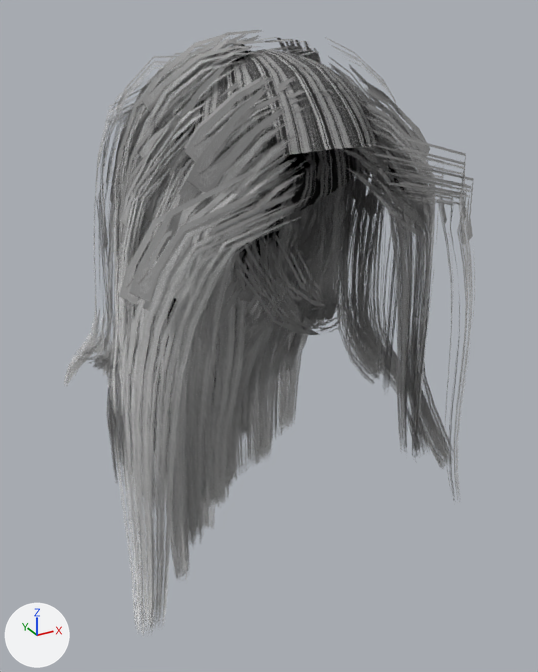
The glTF model public/models/doll/hair-mid-wavy.glb, before and after one commit.
Both versions are drawn from a camera (50 mm lens) standing at (-0.256, -0.516, 1.689) and looking at (0.018, -0.018, 1.44). Arrows for +X, +Y and +Z are at lower left; the lights stay in place. The picture after the commit comes second. Vertices at exactly the same position are counted once.

The first picture shows 'Hair_mid-wavy'.
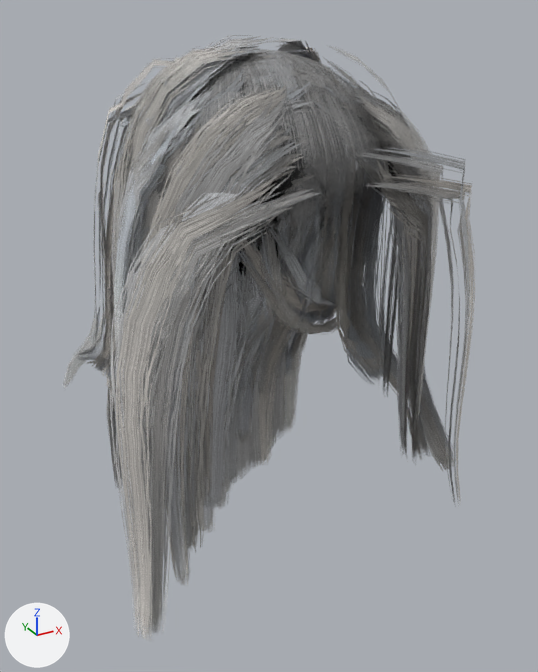
What changed in the scene script:
```text
Add img_strands_cap:
    img_strands_cap = load_image('strands_cap', '_unpacked/strands_cap', 256, 1024, 'sRGB')
Change mat_hair_cap:
    add n5 = _N.new('ShaderNodeMath'); n5.name = 'Math'
    add n5.operation = 'MULTIPLY'
    where n4 = _N.new('ShaderNodeTexImage'); n4.name = 'Image Texture'
    n4.image: img_strands -> img_strands_cap
    where n0 = _N.new('ShaderNodeBsdfPrincipled'); n0.name = 'Principled BSDF'
    where n3 = _N.new('ShaderNodeVertexColor'); n3.name = 'Color Attribute'
    add _L.new(n5.outputs[0], n0.inputs[4])  # 'Value' to 'Alpha'
    add _L.new(n3.outputs[1], n5.inputs[1])  # 'Alpha' to 'Value'
    add _L.new(n4.outputs[1], n5.inputs[0])  # 'Alpha' to 'Value'
Change me_hair_mid_wavy:
    used by ob_hair_mid_wavy; location = (0.0, 0.0, 0.0)
    remove me_hair_mid_wavy.from_pydata(...)  # 9081 vertices, 9072 faces; spans x -0.151..0.154, y -0.153..0.121, z 1.173..1.677
    add me_hair_mid_wavy.from_pydata(...)  # 9434 vertices, 9724 faces; spans x -0.151..0.154, y -0.153..0.121, z 1.173..1.677
    me_hair_mid_wavy part 1: 25 vertices moved from x -0.078..0.078, y -0.132..0.029, z 1.526..1.614 to x -0.078..0.078, y -0.141..0.03, z 1.527..1.614; 68 vertices removed from x -0.078..0.078, y -0.132..0.031, z 1.521..1.611; 421 vertices added at x -0.091..0.091, y -0.14..0.032, z 1.508..1.607
    me_hair_mid_wavy part 2: 8521 kept faces spanning x -0.151..0.154, y -0.153..0.121, z 1.173..1.677 get new texture (UV) coordinates
    me_hair_mid_wavy part 3: 6040 kept faces spanning x -0.151..0.152, y -0.153..0.121, z 1.173..1.677 get new vertex colours
```

Pixel boxes [x1, y1, x2, y2] of what changed, in the pictures (538 x 672 px):
'Hair_mid-wavy', reshaped
    before: [63, 30, 476, 636]
    after: [63, 35, 475, 641]
part 1 of me_hair_mid_wavy, cut back
    before: [187, 131, 383, 228]
    after: [255, 131, 380, 226]
part 2 of me_hair_mid_wavy, surface changed
    both: [64, 35, 475, 636]
part 3 of me_hair_mid_wavy, recoloured
    both: [67, 40, 475, 632]
